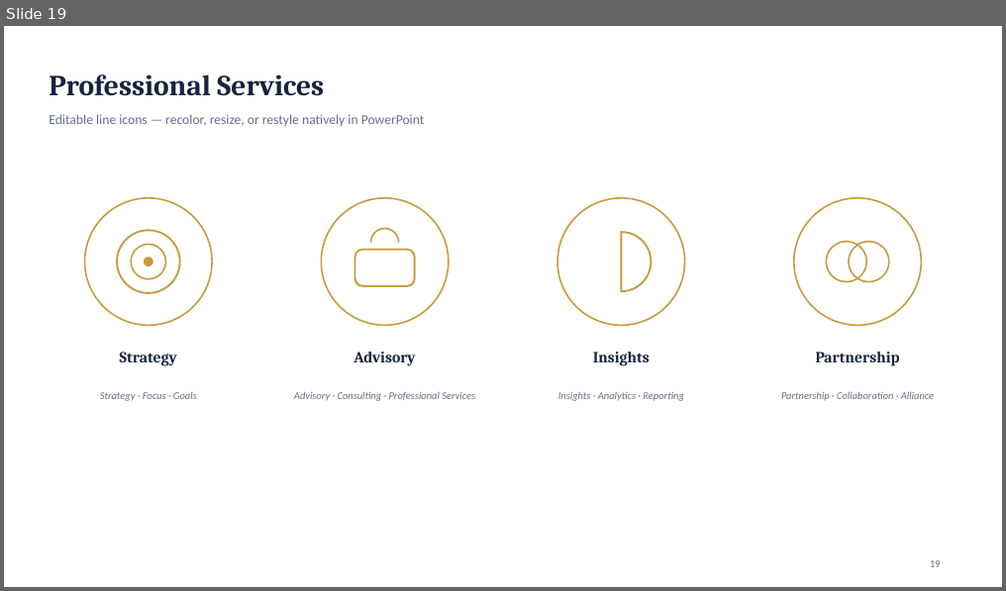
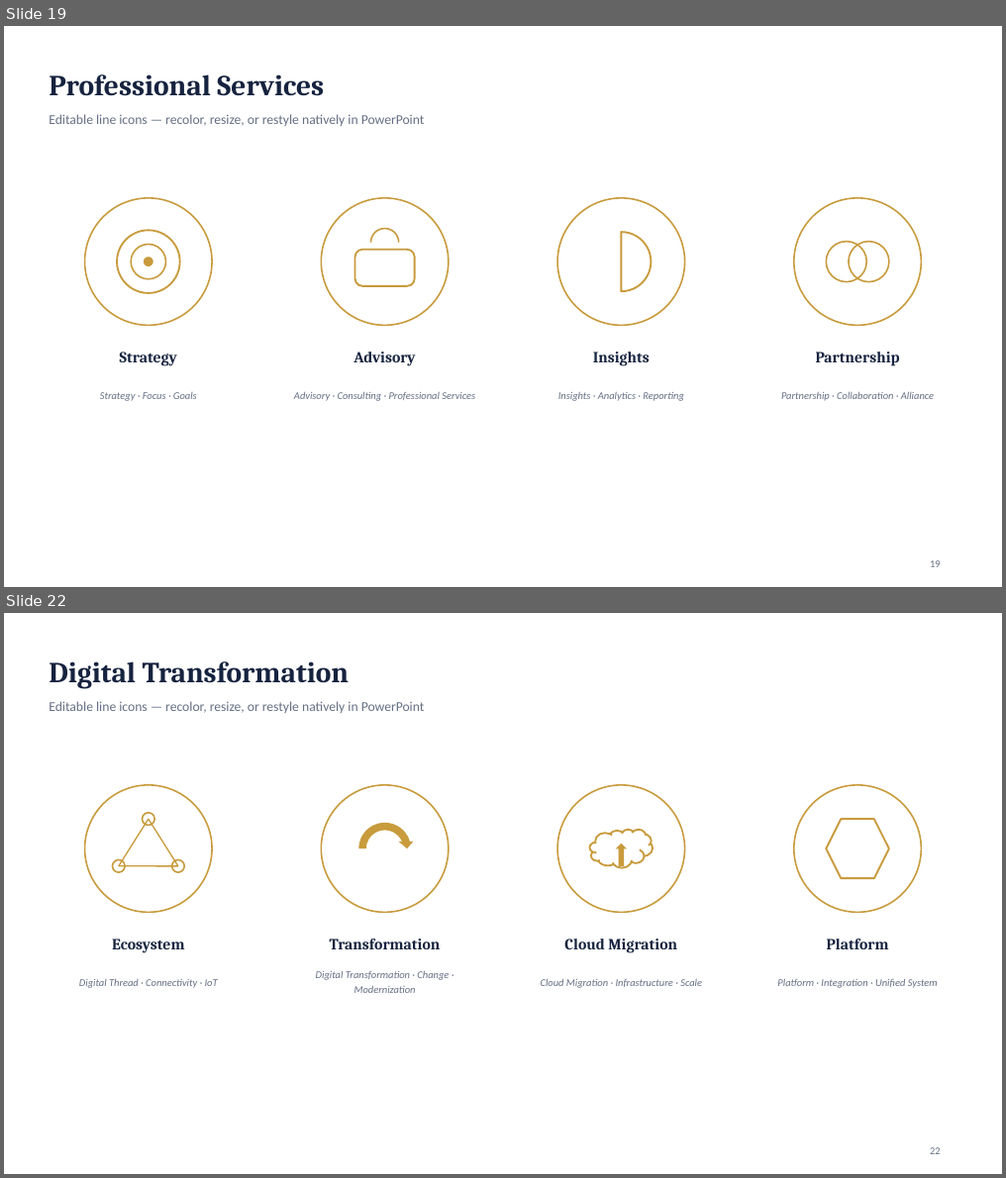
Before and after one commit to SwarmSolution/skills-introduction-to-github, a slide deck: business-development/templates/Consulting-Template-Light.pptx. Shown one above the other, each under a label of ours: slide 19 before the commit, slides 19 and 22 after it; the slides between them are not shown. The pictures are 1006x591 and 1006x1178 pixels, drawn with LibreOffice and Linux fonts; fonts in the diff are those of the drawing. Boxes give left, top, right and bottom in pixels: in the first picture for what was removed or moved away, otherwise in the second. Text is boxed around its words. In the diff, an @@ line names an element or a change of style, - is before the commit and + after.

```diff
--- a/business-development/templates/Consulting-Template-Light.pptx
+++ b/business-development/templates/Consulting-Template-Light.pptx
@@ slide 22 added at [4, 613, 1002, 1174], background #FFFFFF @@
@@ text added at [49, 662, 350, 688], 28 pt, text #16233F, bold @@
+Digital Transformation
@@ text added at [49, 701, 425, 713], 13 pt, text #667085 @@
+Editable line icons — recolor, resize, or restyle natively in PowerPoint
@@ ellipse added at [85, 785, 212, 912], outline #C89B3C 1.5 pt @@
@@ ellipse added at [322, 785, 449, 912], outline #C89B3C 1.5 pt @@
@@ ellipse added at [558, 785, 685, 912], outline #C89B3C 1.5 pt @@
@@ ellipse added at [794, 785, 921, 912], outline #C89B3C 1.5 pt @@
@@ line added from (119, 866) to (149, 819), #C89B3C 1.25 pt @@
@@ ellipse added at [142, 813, 154, 826], outline #C89B3C 1.5 pt @@
@@ line added from (149, 819) to (178, 866), #C89B3C 1.25 pt @@
@@ circular arrow added at [355, 819, 414, 878], fill #C89B3C @@
@@ hexagon added at [826, 819, 889, 878], outline #C89B3C 1.75 pt @@
@@ cloud added at [589, 830, 652, 867], outline #C89B3C 1.75 pt @@
@@ up arrow added at [616, 844, 627, 866], fill #C89B3C @@
@@ ellipse added at [113, 861, 126, 872], outline #C89B3C 1.5 pt @@
@@ line added from (119, 866) to (178, 866), #C89B3C 1.25 pt @@
@@ ellipse added at [171, 861, 184, 872], outline #C89B3C 1.5 pt @@
@@ text added at [112, 939, 184, 954], 15 pt, text #16233F, bold @@
+Ecosystem
@@ text added at [330, 939, 441, 950], 15 pt, text #16233F, bold @@
+Transformation
@@ text added at [564, 939, 677, 954], 15 pt, text #16233F, bold @@
+Cloud Migration
@@ text added at [827, 939, 889, 950], 15 pt, text #16233F, bold @@
+Platform
@@ text added at [79, 979, 218, 988], 10 pt, text #667085, italic @@
+Digital Thread · Connectivity · IoT
@@ text added at [316, 970, 449, 993], 10 pt, text #667085, italic @@
+Digital Transformation · Change · Modernization
@@ text added at [541, 979, 702, 988], 10 pt, text #667085, italic @@
+Cloud Migration · Infrastructure · Scale
@@ text added at [777, 978, 938, 988], 10 pt, text #667085, italic @@
+Platform · Integration · Unified System
@@ page number added at [930, 1148, 941, 1155], 10 pt, text #667085 @@
+22
```
Also in this commit, not shown: 1 slide changed, 2 other slides added, 5 other files.
